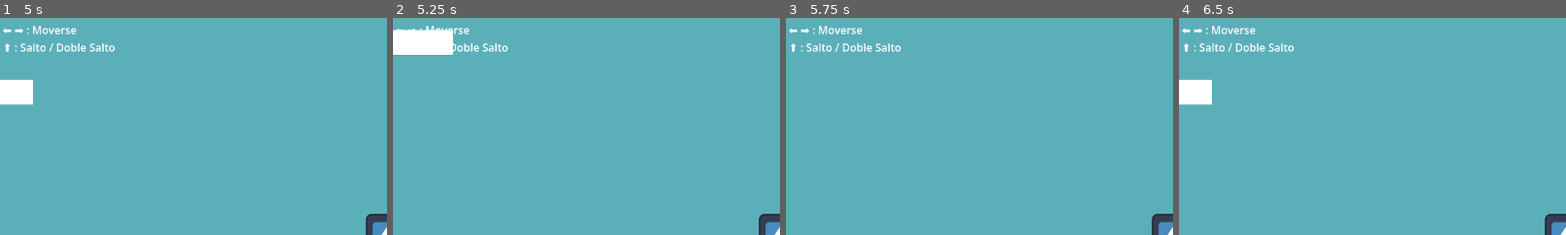
Above: before the commit, frames 1-4 (left to right).
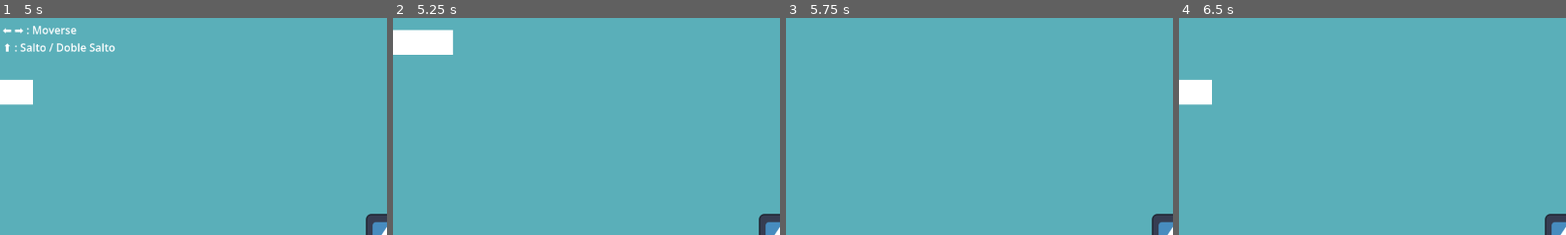
Above: after the commit, the same moments.

Repository: MESManagment/R-plica_de_Movimiento_Super_Mario_Bros.-U-Deluxe
Game: Godot game, scene res://mundo.tscn
Two runs of this game, one before a commit and one after it. Both use one fixed random seed, a clock stepped at 60 frames per second and the inputs below. The engine's default icon, where the game draws it, is replaced by a stand-in: a white triangle on a blue panel in a dark square.
Inputs:
- Up to frame 1 (5 s): hold Right 0.53-2.03 s; tap Up at 0.77, 1.52, 3.02, 3.77, 4.52 s; hold Left 2.03-2.78 s; hold Right 2.78-4.28 s; hold Left from 4.28 s (still down)
- Up to frame 2 (5.25 s): release Left at 5.03 s; hold Right from 5.03 s (still down)
- Up to frame 3 (5.75 s): keep holding Right
- Up to frame 4 (6.5 s): release Right at 5.78 s; hold Left from 5.78 s (still down); tap Up at 6.02 s
The pictures show only the part of the screen within x 0-50%, y 0-50%; the shares and areas given below are measured in that part.

Frame 1 is identical in both runs. In frame 2, 0.5% of the frame differs, in the area x 1-30%, y 3-16%; in frame 3, 0.9%, in the area x 0-30%, y 3-16%; in frame 4, 0.9%.

Commit message:
Arreglos minimos

Diff:
--- a/r-plica-de-movimiento-super-mario-bros.-u-deluxe/jugador.gd
+++ b/r-plica-de-movimiento-super-mario-bros.-u-deluxe/jugador.gd
@@ -11,6 +11,10 @@
 var jump_count = 0
 var max_jumps = 2
 var was_jump_pressed = false
+
+func _ready():
+	await get_tree().create_timer(5.0).timeout
+	$CanvasLayer.queue_free()
 
 func _physics_process(delta):
 	# 1. Gravedad
--- a/r-plica-de-movimiento-super-mario-bros.-u-deluxe/mundo.tscn
+++ b/r-plica-de-movimiento-super-mario-bros.-u-deluxe/mundo.tscn
@@ -12,13 +12,13 @@
 size = Vector2(100, 71)
 
 [sub_resource type="RectangleShape2D" id="RectangleShape2D_otwa2"]
-size = Vector2(461, 648)
+size = Vector2(85, 648)
 
 [sub_resource type="RectangleShape2D" id="RectangleShape2D_2hh7m"]
-size = Vector2(462, 1145)
+size = Vector2(81, 898)
 
 [sub_resource type="RectangleShape2D" id="RectangleShape2D_t8jxu"]
-size = Vector2(314.15686, 830.6177)
+size = Vector2(159.15851, 830.6177)
 
 [sub_resource type="RectangleShape2D" id="RectangleShape2D_6ba58"]
 size = Vector2(101, 38)
@@ -33,10 +33,10 @@
 position = Vector2(-115, 56)
 
 [node name="Cielo" type="ColorRect" parent="Escenario" unique_id=1010986779]
-offset_left = -2791.0
-offset_top = -2801.0
-offset_right = 4747.0
-offset_bottom = 2344.0
+offset_left = -1471.0
+offset_top = -1609.0
+offset_right = 3746.0
+offset_bottom = 1431.0
 color = Color(0.35512626, 0.6858001, 0.72606474, 1)
 
 [node name="Pasto" type="ColorRect" parent="Escenario" unique_id=795259700]
@@ -59,7 +59,7 @@
 offset_bottom = 959.0
 color = Color(0.40681463, 0.2969111, 0.18886378, 1)
 
-[node name="Montaña2" type="ColorRect" parent="Escenario" unique_id=1651921258]
+[node name="M_extra" type="ColorRect" parent="Escenario" unique_id=1651921258]
 offset_left = -1242.191
 offset_top = 255.1102
 offset_right = 1049.5734
@@ -67,7 +67,7 @@
 rotation = 0.31411752
 color = Color(0.40681463, 0.2969111, 0.18886378, 1)
 
-[node name="Montaña4" type="ColorRect" parent="Escenario" unique_id=595386539]
+[node name="M_extra2" type="ColorRect" parent="Escenario" unique_id=595386539]
 offset_left = 117.93228
 offset_top = 473.38284
 offset_right = 235.20297
@@ -75,7 +75,7 @@
 rotation = 0.0025670528
 color = Color(0.40681463, 0.2969111, 0.18886378, 1)
 
-[node name="Montaña5" type="ColorRect" parent="Escenario" unique_id=1198910403]
+[node name="M_extra3" type="ColorRect" parent="Escenario" unique_id=1198910403]
 offset_left = -17.0
 offset_top = 364.0
 offset_right = 100.27069
@@ -83,7 +83,7 @@
 rotation = 0.0025670528
 color = Color(0.40681463, 0.2969111, 0.18886378, 1)
 
-[node name="Montaña3" type="ColorRect" parent="Escenario" unique_id=1445775988]
+[node name="M_extra4" type="ColorRect" parent="Escenario" unique_id=1445775988]
 offset_left = 391.00012
 offset_top = 953.0
 offset_right = 1874.0001
@@ -91,7 +91,7 @@
 rotation = -0.19640914
 color = Color(0.40681463, 0.2969111, 0.18886378, 1)
 
-[node name="Montaña6" type="ColorRect" parent="Escenario" unique_id=927325099]
+[node name="M_extra5" type="ColorRect" parent="Escenario" unique_id=927325099]
 offset_left = 1581.0
 offset_top = 765.99994
 offset_right = 3064.0
@@ -99,11 +99,11 @@
 rotation = -0.4097783
 color = Color(0.40681463, 0.2969111, 0.18886378, 1)
 
-[node name="Montaña7" type="ColorRect" parent="Escenario" unique_id=778656363]
+[node name="Montaña_2" type="ColorRect" parent="Escenario" unique_id=778656363]
 offset_left = 2743.0
 offset_top = 976.00006
 offset_right = 4226.0
-offset_bottom = 1434.0665
+offset_bottom = 1972.6587
 rotation = -1.5560651
 color = Color(0.40681463, 0.2969111, 0.18886378, 1)
 
@@ -120,15 +120,15 @@
 shape = SubResource("RectangleShape2D_5ckkb")
 
 [node name="Muros_vacio" type="CollisionShape2D" parent="Escenario" unique_id=1662164567]
-position = Vector2(-229.5, 329)
+position = Vector2(-41.5, 329)
 shape = SubResource("RectangleShape2D_otwa2")
 
 [node name="Muros_vacio2" type="CollisionShape2D" parent="Escenario" unique_id=1519858296]
-position = Vector2(2981, 65.5)
+position = Vector2(2790.5, -58)
 shape = SubResource("RectangleShape2D_2hh7m")
 
 [node name="Muros_vacio3" type="CollisionShape2D" parent="Escenario" unique_id=1220131967]
-position = Vector2(2456.324, 549.82465)
+position = Vector2(2424.631, 479.10205)
 rotation = 1.1494989
 shape = SubResource("RectangleShape2D_t8jxu")
 
